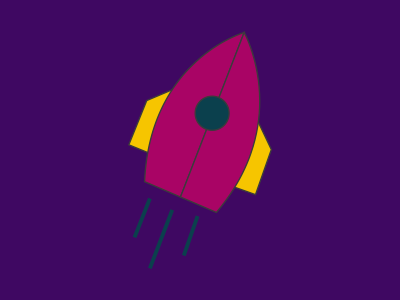
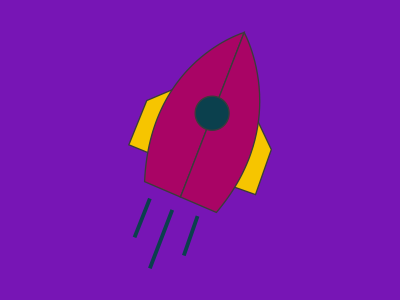
Two versions of the same layered image (400×300). Layer-by-layer changes:
painted on "Fond 1" over (x1=0, y1=0, x2=400, y2=300)
